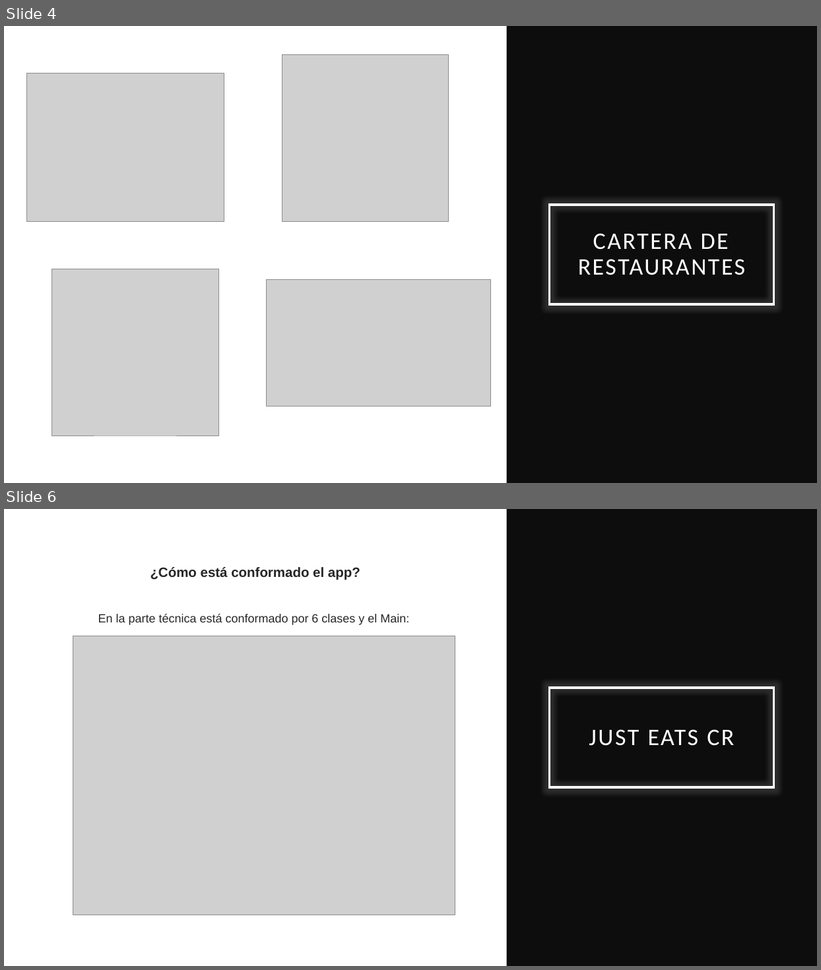
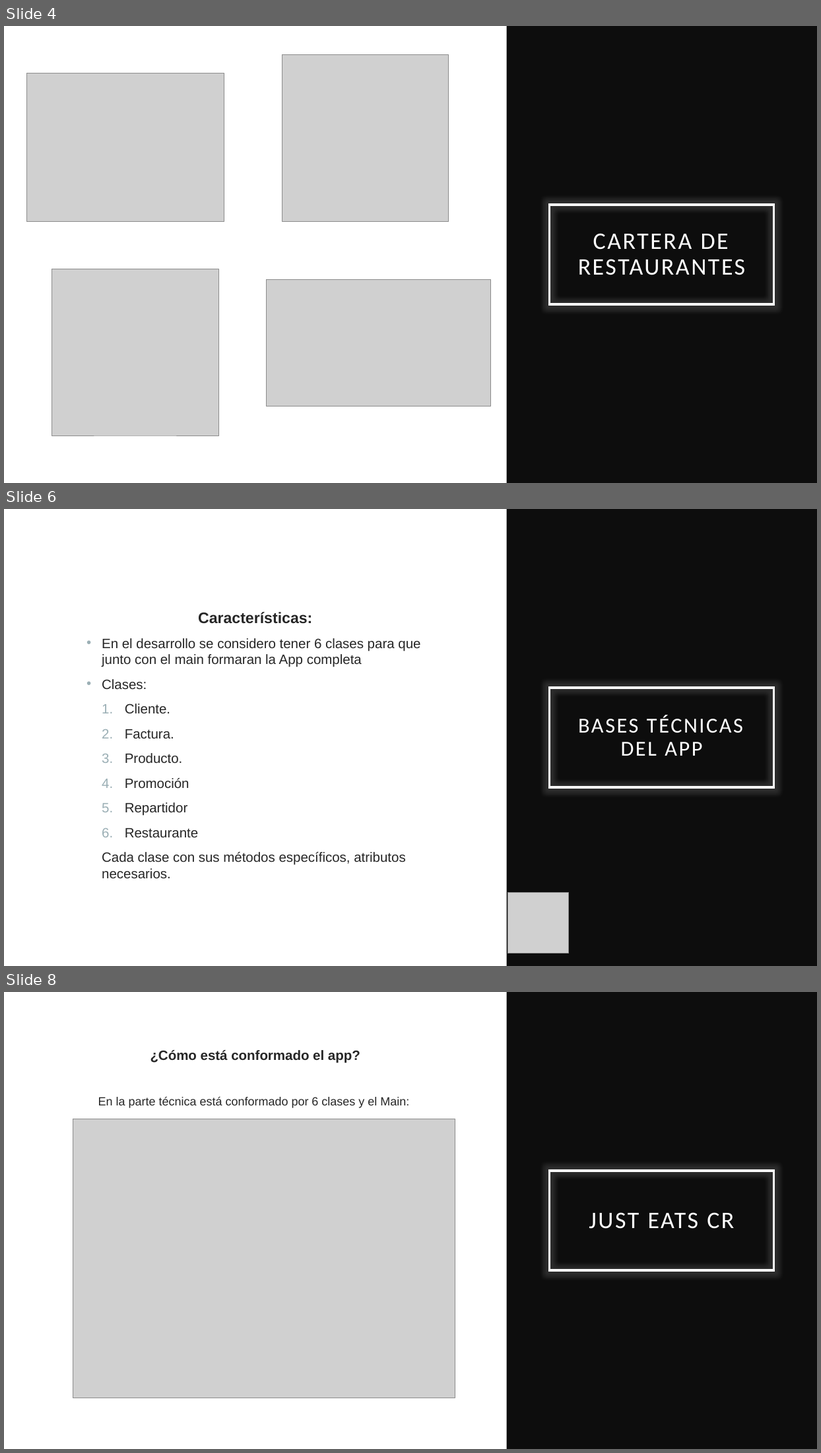
Before and after one commit to Brandruiz7/JustEatsCR, a slide deck: Material Complementario/Just Eats CR.pptx. Shown one above the other, each under a label of ours: slides 4 and 6 before the commit, slides 4, 6 and 8 after it; the slides between them are not shown. The pictures are 821x970 and 821x1453 pixels, drawn with LibreOffice and Linux fonts; fonts in the diff are those of the drawing; grey boxes stand for pictures. Boxes give left, top, right and bottom in pixels: in the first picture for what was removed or moved away, otherwise in the second. Text is boxed around its words. In the diff, an @@ line names an element or a change of style, - is before the commit and + after.

```diff
--- a/Material Complementario/Just Eats CR.pptx
+++ b/Material Complementario/Just Eats CR.pptx
@@ slide 6 added at [4, 509, 817, 966], background #FFFFFF @@
@@ rectangle added at [507, 509, 817, 966], fill #0D0D0D @@
@@ text added at [102, 612, 420, 879], 16 pt, text #262626 @@
+Características:
+• En el desarrollo se considero tener 6 clases para que junto con el main formaran la App completa
+• Clases:
+  1. Cliente.
+  2. Factura.
+  3. Producto.
+  4. Promoción
+  5. Repartidor
+  6. Restaurante
+  Cada clase con sus métodos específicos, atributos necesarios.
@@ title added at [550, 688, 774, 788], outline #FFFFFF 2.5 pt, 25.2 pt, text #FFFFFF @@
+BASES TÉCNICAS DEL APP
@@ picture added at [508, 892, 569, 954] @@
@@ what was slide 6 is now slide 8 @@
```
Also in this commit, not shown: 1 slide changed, 1 other slide added.
